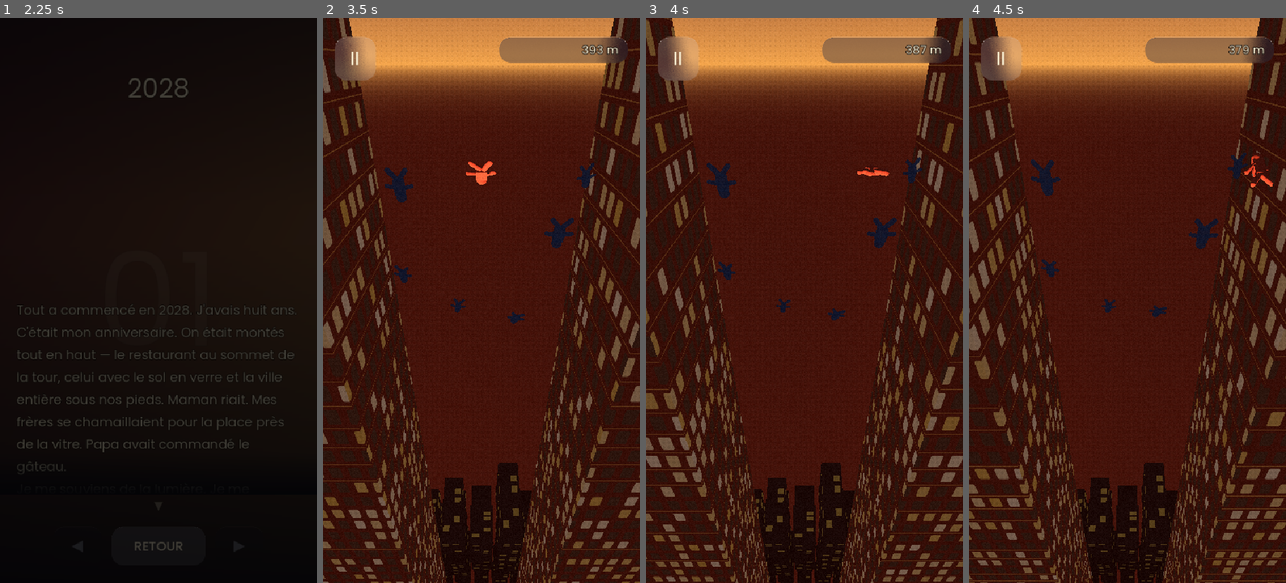
Above: before the commit, frames 1-4 (left to right).
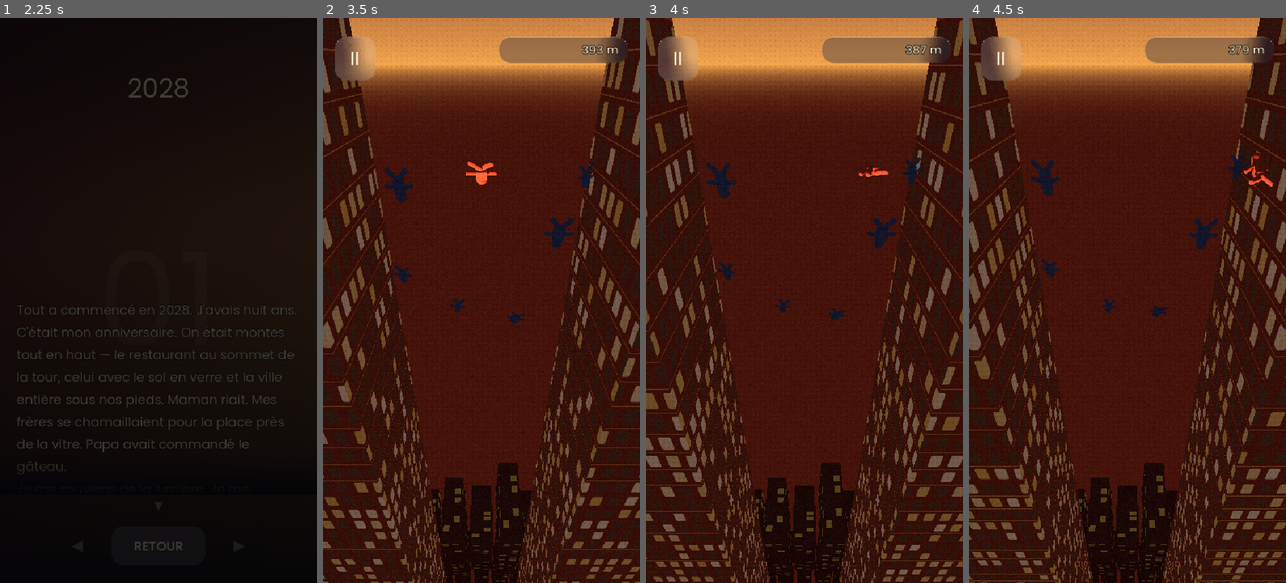
Above: after the commit, the same moments.

Repository: quvntvn/Hyperdive
Game: Godot game, scene res://scenes/ui/main_menu.tscn
The game is run twice, just before and just after one commit, with the same random seed, the same clock (stepped at 60 frames per second) and the same inputs.
Inputs (mouse positions are in pixels of both pictures, inside the frame that each line leads up to):
- Up to frame 1 (2.25 s): tap Enter at 0.5 s; move the mouse to (228, 272) at 0.52 s; hold D (move_right) 0.53-1.25 s; tap 1 at 0.6 s; click (228, 272) at 0.67 s; click "ARCHIVES" at 1.25 s; click "1" at 2 s
- Up to frame 2 (3.5 s): drag from (418, 328) to (465, 413) at 2.77 s
- Up to frame 3 (4 s): move the mouse to (836, 176) at 3.52 s; hold D (move_right) from 3.53 s (still down); tap U at 3.6 s
- Up to frame 4 (4.5 s): release D (move_right) at 4.25 s; drag from (1111, 413) to (1032, 215) at 4.27 s

Frame 1 is identical in both runs. In frame 2, less than 0.1% of the frame differs, in the area x 45-55%, y 25-28%; in frame 3, less than 0.1%, in the area x 66-77%, y 26-29%; in frame 4, less than 0.1%.

Commit message:
feat(player): battement des membres proportionnel a l'intensite du tumble (valeurs exagerees a doser)
Co-Authored-By: Claude Opus 4.8 <noreply@anthropic.com>

Diff:
--- a/hyperdive/scripts/player/player.gd
+++ b/hyperdive/scripts/player/player.gd
@@ -42,6 +42,10 @@
 # physique. Tourne le repère PARENT ; le sway des membres (enfants) se compose par-dessus.
 const TUMBLE_MAX_SPEED: float = 180.0   # degrés/seconde — vitesse de rotation max (à tweaker)
 const TUMBLE_ACCEL: float = 40.0        # degrés/seconde² — montée en régime jusqu'au max
+# Battement des membres proportionnel à l'intensité du tumble (intensity = _tumble_speed/MAX).
+# Valeurs EXAGÉRÉES pour ce 1er test — à doser après. N'affectent QUE l'oscillation sin.
+const LIMB_FLAIL_BOOST: float = 2.0      # à intensité max : amplitude ×(1+2)=×3 (doser vers 0.6–1.0)
+const LIMB_FLAIL_FREQ_BOOST: float = 1.5 # à intensité max : fréquence du sin ×(1+1.5)=×2.5
 
 var _is_touching: bool = false
 var _wall_hit_cooldown: float = 0.0
@@ -1196,10 +1200,17 @@
 		speed: float, phase: float,
 		base_z: float, z_amp: float, x_amp: float, lat_z: float,
 		jolt_z: float, jolt_x: float, base_x: float = 0.0) -> void:
-	var s: float = sin(_sway_time * speed + phase)
+	# Plus le tumble est rapide, plus les membres fouettent fort (amp_mult) et vite (freq_mult).
+	# Boost appliqué UNIQUEMENT à l'oscillation sin (x_amp/z_amp + fréquence), PAS aux bases
+	# spread-eagle ni aux termes jolt/latéral. intensity=0 hors tumble (jetpack / _tumble_speed nul)
+	# → amp_mult=freq_mult=1.0 → comportement d'origine strictement inchangé.
+	var intensity: float = clampf(_tumble_speed / TUMBLE_MAX_SPEED, 0.0, 1.0)
+	var amp_mult: float = 1.0 + intensity * LIMB_FLAIL_BOOST
+	var freq_mult: float = 1.0 + intensity * LIMB_FLAIL_FREQ_BOOST
+	var s: float = sin(_sway_time * speed * freq_mult + phase)
 	var target := Vector3(
-		base_x + s * x_amp + _jolt * jolt_x,
+		base_x + s * x_amp * amp_mult + _jolt * jolt_x,
 		0.0,
-		base_z + s * z_amp + lateral * lat_z + _jolt * jolt_z
+		base_z + s * z_amp * amp_mult + lateral * lat_z + _jolt * jolt_z
 	)
 	node.rotation_degrees = node.rotation_degrees.lerp(target, delta * 8.0)
